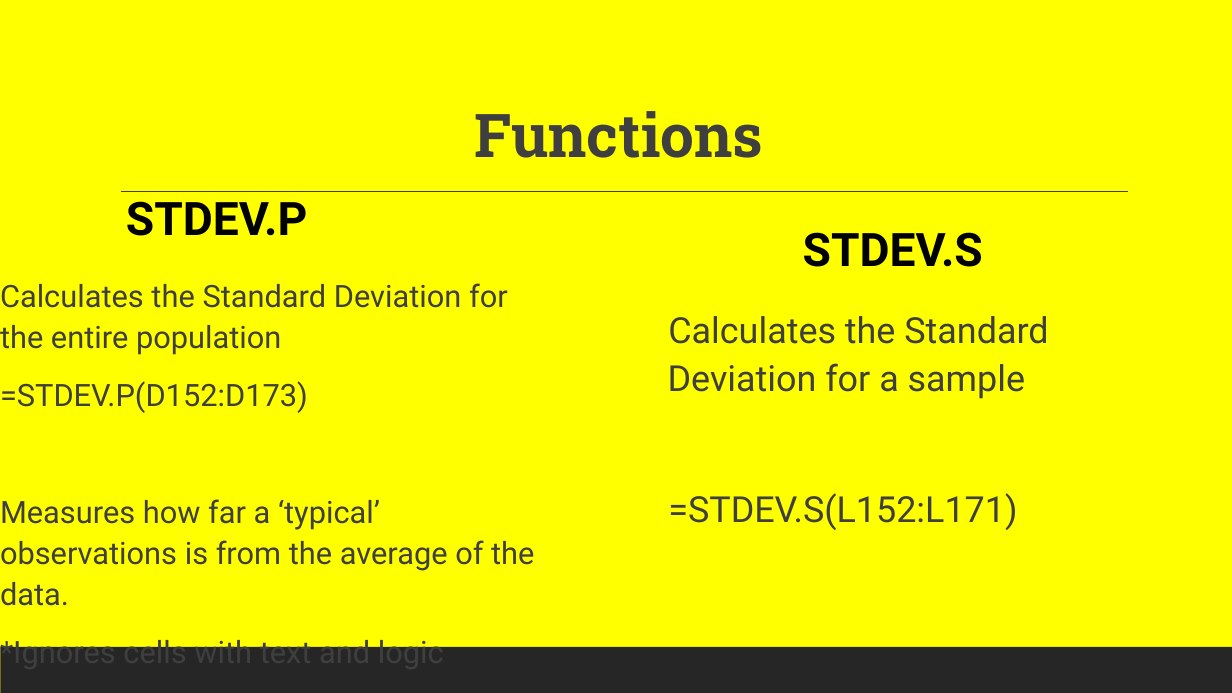
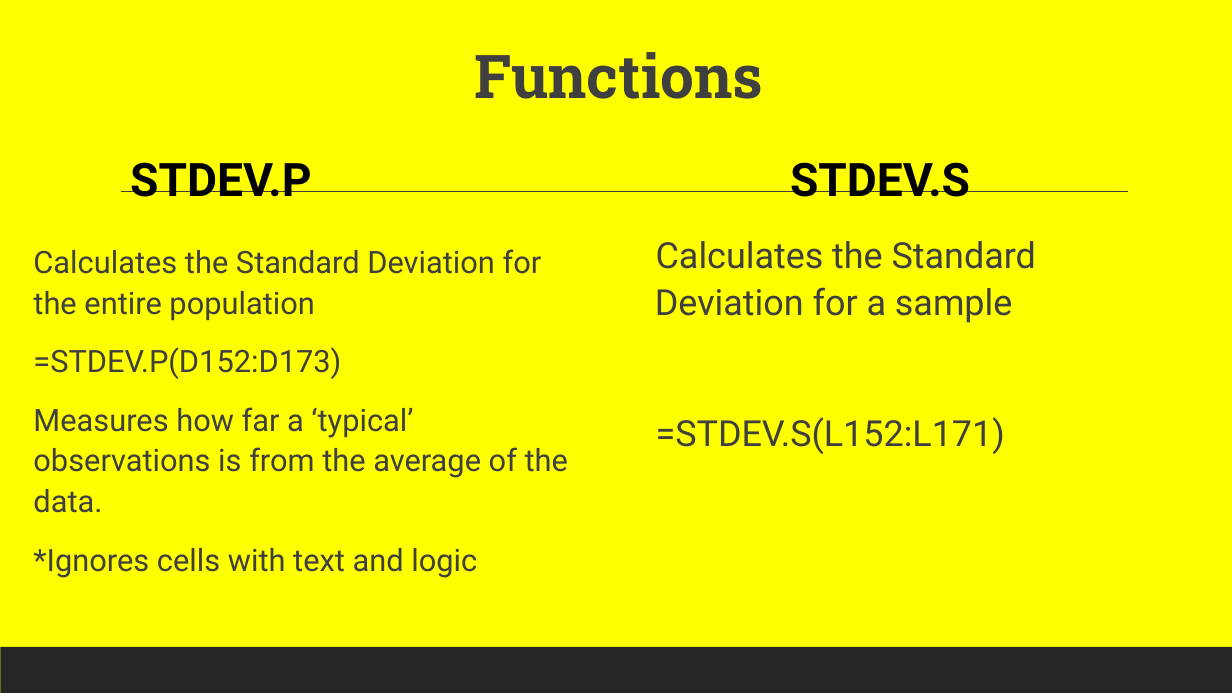
Before and after one commit to torres11991/dap-curriculum, a slide deck: slide 16 of Section03/Excel.pptx (slide 34 before the commit). Drawn at 1232x693 pixels with LibreOffice and Linux fonts; fonts in the diff are those of the drawing. Boxes give left, top, right and bottom in pixels: in the first picture for what was removed or moved away, otherwise in the second. Text is boxed around its words. In the diff, an @@ line names an element or a change of style, - is before the commit and + after.

```diff
--- a/Section03/Excel.pptx
+++ b/Section03/Excel.pptx
@@ title "Functions": place and size @@
-title "Functions" at box(475, 111, 763, 158)
+title "Functions" at box(475, 52, 763, 99)
@@ text "STDEV.P": place and size @@
-text "STDEV.P" at box(126, 201, 308, 236)
+text "STDEV.P" at box(130, 162, 312, 197)
@@ text "STDEV.S": place and size @@
-text "STDEV.S" at box(803, 232, 983, 267)
+text "STDEV.S" at box(790, 162, 970, 197)
@@ text "Calculates the Standard Deviation for ..." rewrapped from box(0, 283, 534, 671) to box(33, 249, 568, 578) @@
@@ text "Calculates the Standard Deviation for ...": place and size @@
-text "Calculates the Standard Deviation for ..." at box(668, 316, 1048, 530)
+text "Calculates the Standard Deviation for ..." at box(655, 241, 1036, 454)
```
Also in this commit, not shown: 9 other slides changed, 18 slides removed.
